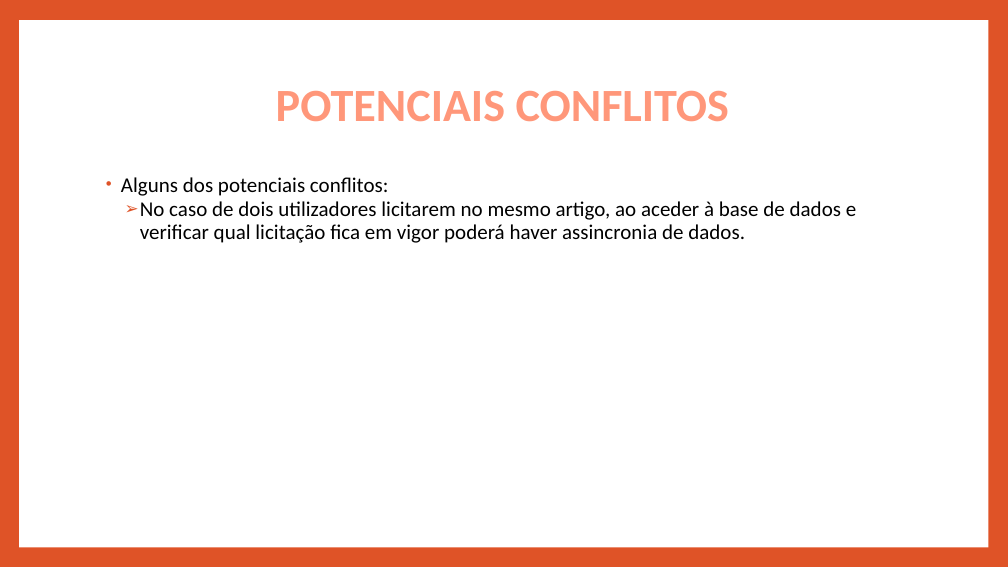
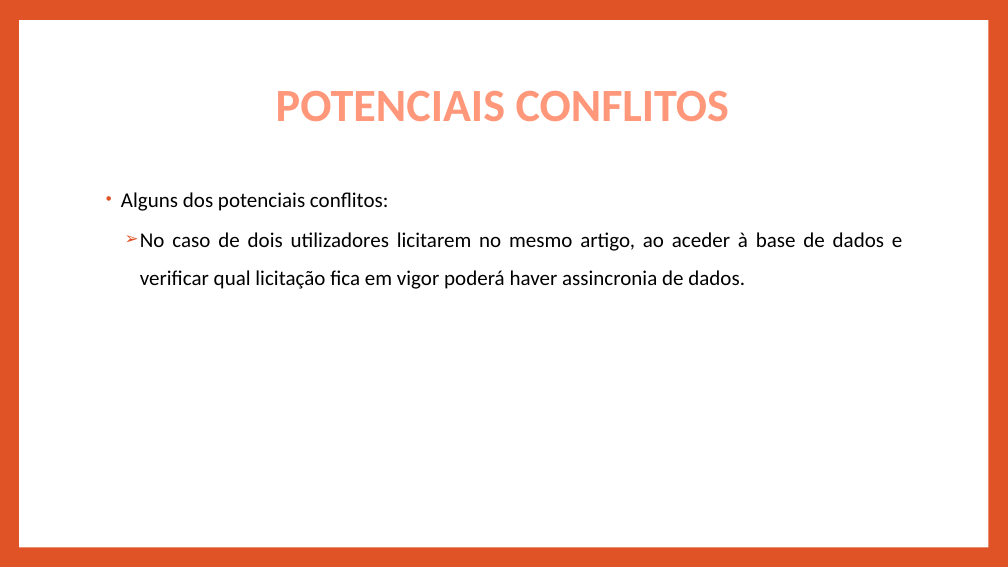
Before and after one commit to pedrotiag0/BD-Leiloes, a slide deck: slide 6 of Meta1/Apresentacao Meta 1 - BD.pptx. Drawn at 1008x567 pixels with LibreOffice and Linux fonts; fonts in the diff are those of the drawing. Boxes give left, top, right and bottom in pixels: in the first picture for what was removed or moved away, otherwise in the second. Text is boxed around its words. In the diff, an @@ line names an element or a change of style, - is before the commit and + after.

```diff
--- a/Meta1/Apresentacao Meta 1 - BD.pptx
+++ b/Meta1/Apresentacao Meta 1 - BD.pptx
@@ text "Alguns dos potenciais conflitos:" at (x1=121, y1=192, x2=902, y2=289): alignment left to justified; line spacing 0.9 to 1.5 @@
```
Also in this commit, not shown: 2 other slides changed.
